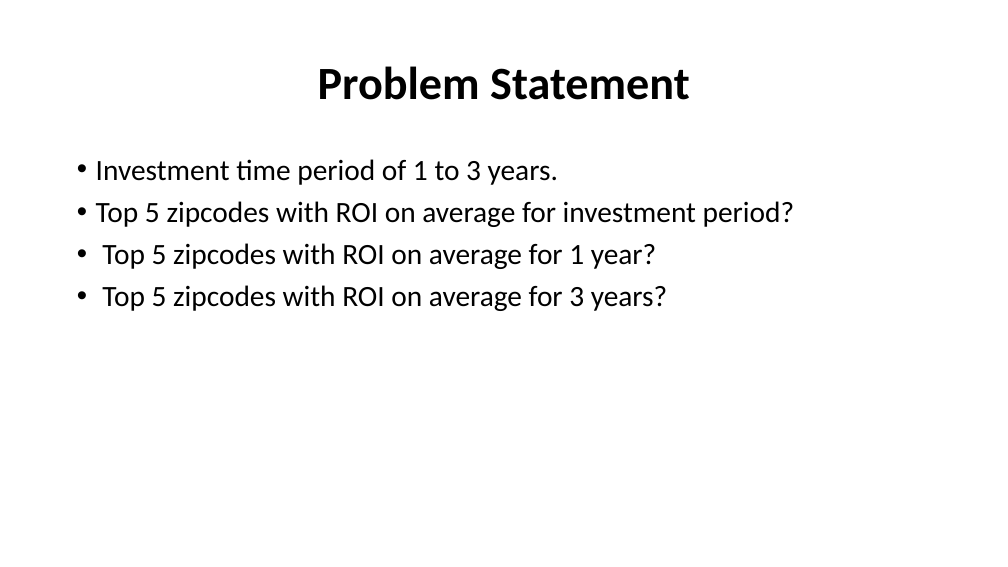
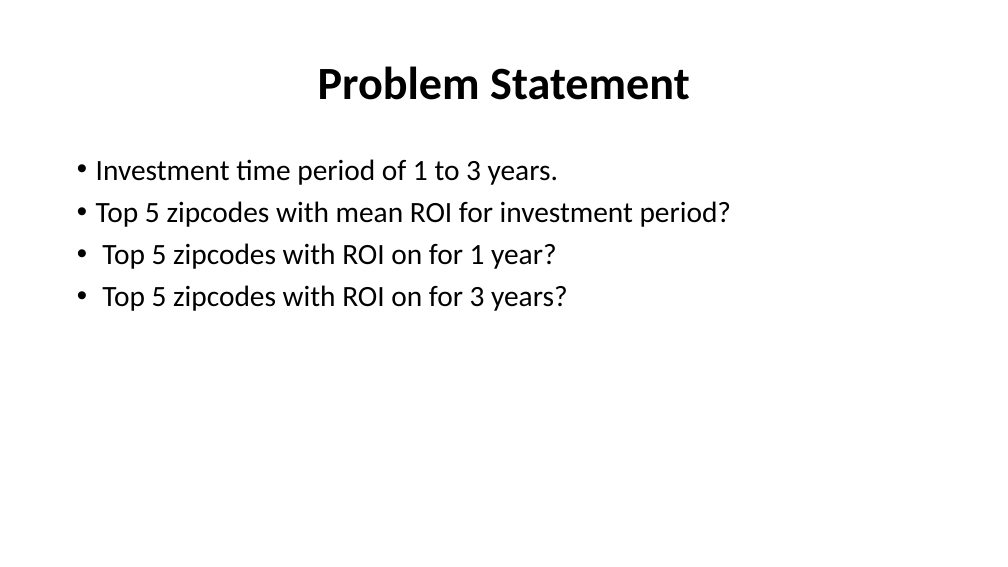
Before and after one commit to davidrtorres/Model-4-Brooklyn-Real-Estate-Investment, a slide deck: slide 3 of zillow_ts.pptx. Drawn at 1008x567 pixels with LibreOffice and Linux fonts; fonts in the diff are those of the drawing. Boxes give left, top, right and bottom in pixels: in the first picture for what was removed or moved away, otherwise in the second. Text is boxed around its words. In the diff, an @@ line names an element or a change of style, - is before the commit and + after.

```diff
--- a/zillow_ts.pptx
+++ b/zillow_ts.pptx
@@ text at (96, 201, 731, 311): text changed @@
-• Top 5 zipcodes with ROI on average for investment period?
-• Top 5 zipcodes with ROI on average for 1 year?
-• Top 5 zipcodes with ROI on average for 3 years?
+• Top 5 zipcodes with mean ROI for investment period?
+• Top 5 zipcodes with ROI on for 1 year?
+• Top 5 zipcodes with ROI on for 3 years?
```
Also in this commit, not shown: 10 other slides changed.
